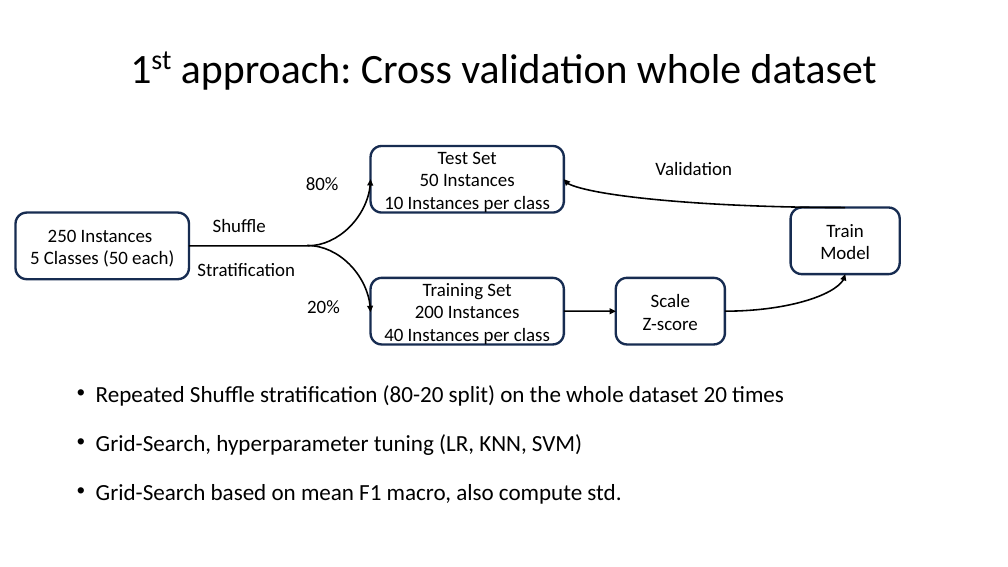
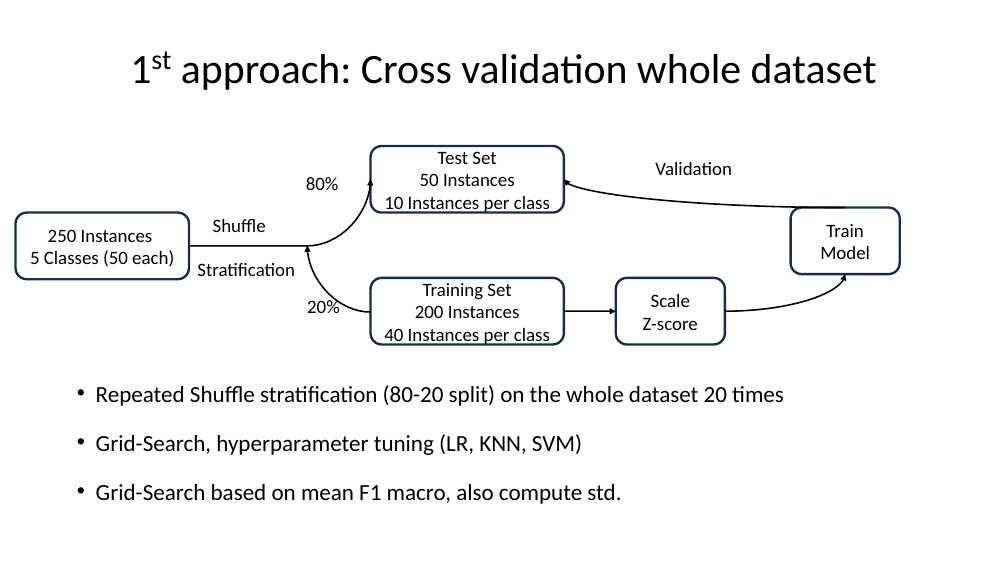
Before and after one commit to johnsaveus/Prog_Metal_Classification, a slide deck: slide 6 of Report.odp. Drawn at 1008x567 pixels with LibreOffice and Linux fonts; fonts in the diff are those of the drawing. Boxes give left, top, right and bottom in pixels: in the first picture for what was removed or moved away, otherwise in the second. Text is boxed around its words. In the diff, an @@ line names an element or a change of style, - is before the commit and + after.

```diff
--- a/Report.odp
+++ b/Report.odp
@@ curved arrow moved from (307, 246) - (371, 312) to (371, 312) - (307, 246) @@
```
Also in this commit, not shown: 1 other slide changed, 1 other file.
